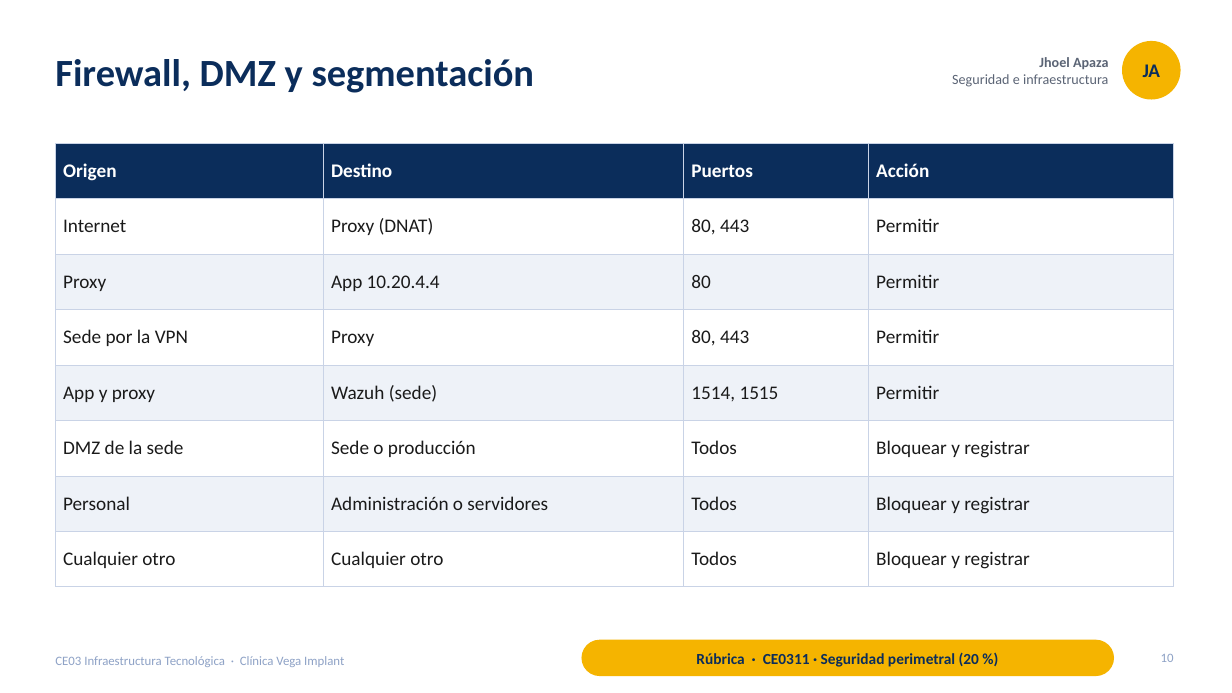
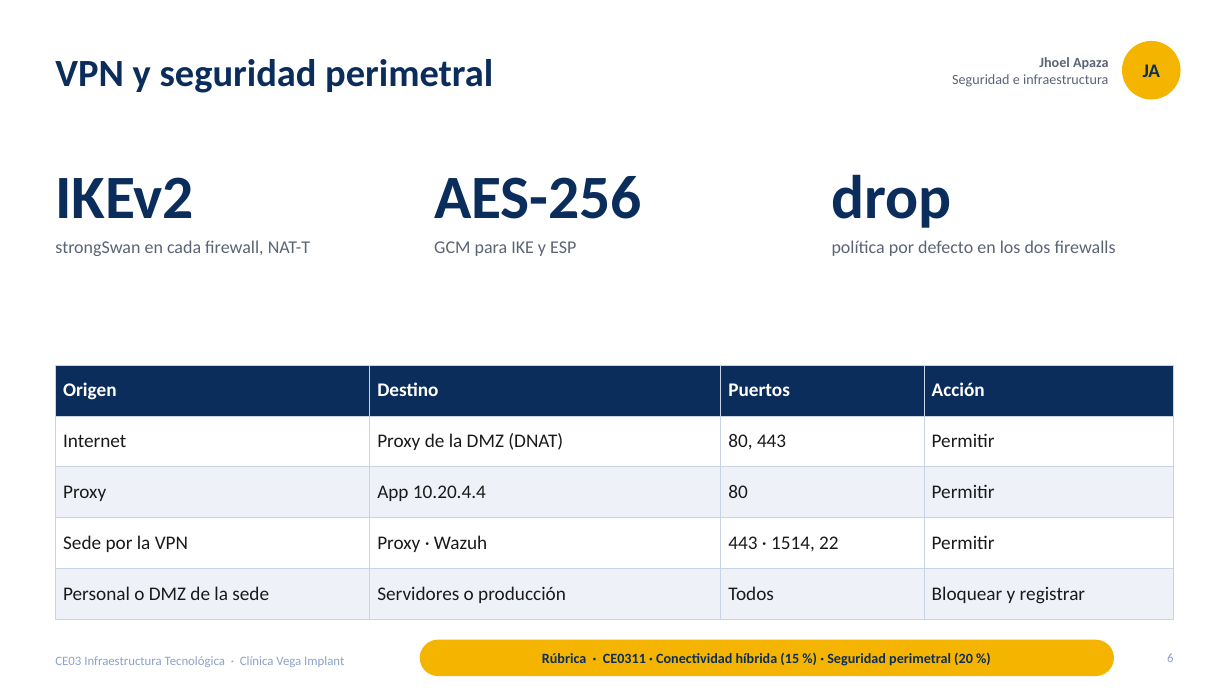
Before and after one commit to francalizaya266-sudo/venga-implantes, a slide deck: slide 6 of docs/entregables/CE03-infraestructura/presentaciones/CE03-Infraestructura-Tecnologica.pptx (slide 10 before the commit). Drawn at 1232x693 pixels with LibreOffice and Linux fonts; fonts in the diff are those of the drawing. Boxes give left, top, right and bottom in pixels: in the first picture for what was removed or moved away, otherwise in the second. Text is boxed around its words. In the diff, an @@ line names an element or a change of style, - is before the commit and + after.

```diff
--- a/docs/entregables/CE03-infraestructura/presentaciones/CE03-Infraestructura-Tecnologica.pptx
+++ b/docs/entregables/CE03-infraestructura/presentaciones/CE03-Infraestructura-Tecnologica.pptx
@@ title at (55,59,493,93): text changed @@
-Firewall, DMZ y segmentación
+VPN y seguridad perimetral
@@ text added at (55,177,194,218), 48 pt, text #0B2D5B, bold @@
+IKEv2
@@ text added at (434,176,642,219), 48 pt, text #0B2D5B, bold @@
+AES-256
@@ text added at (832,174,952,228), 48 pt, text #0B2D5B, bold @@
+drop
@@ text added at (55,240,310,256), 14 pt, text #5B6475 @@
+strongSwan en cada firewall, NAT-T
@@ text added at (434,241,576,256), 14 pt, text #5B6475 @@
+GCM para IKE y ESP
@@ text added at (832,240,1116,256), 14 pt, text #5B6475 @@
+política por defecto en los dos firewalls
@@ table at (55,365,1174,608) @@
-row 2, column 2: Proxy (DNAT)
+row 2, column 2: Proxy de la DMZ (DNAT)
-row 4: Sede por la VPN | Proxy | 80, 443 | Permitir
-row 5: App y proxy | Wazuh (sede) | 1514, 1515 | Permitir
-row 6: DMZ de la sede | Sede o producción | Todos | Bloquear y registrar
-row 7: Personal | Administración o servidores | Todos | Bloquear y registrar
-row 8: Cualquier otro | Cualquier otro | Todos | Bloquear y registrar
+row 4: Sede por la VPN | Proxy · Wazuh | 443 · 1514, 22 | Permitir
+row 5: Personal o DMZ de la sede | Servidores o producción | Todos | Bloquear y registrar
@@ table: place and size @@
-table at (55,143,1174,573)
+table at (55,365,1174,608)
@@ rounded rectangle: place and size @@
-rounded rectangle at (582,640,1114,676)
+rounded rectangle at (421,640,1114,676)
@@ text at (542,652,973,666): text changed; size 12 to 11 pt @@
-Rúbrica · CE0311 · Seguridad perimetral (20 %)
+Rúbrica · CE0311 · Conectividad híbrida (15 %) · Seguridad perimetral (20 %)
@@ page number at (1167,653,1173,662): text changed @@
-10
+6
```
Also in this commit, not shown: 22 other slides changed, 1 slide added, 31 slides removed, 3 other files.
